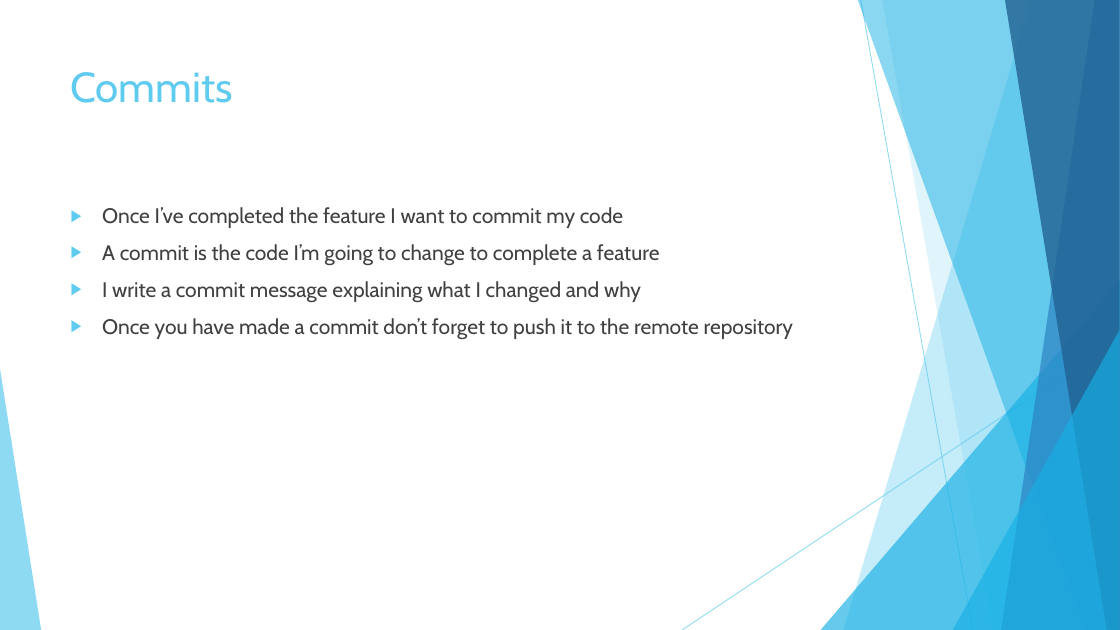
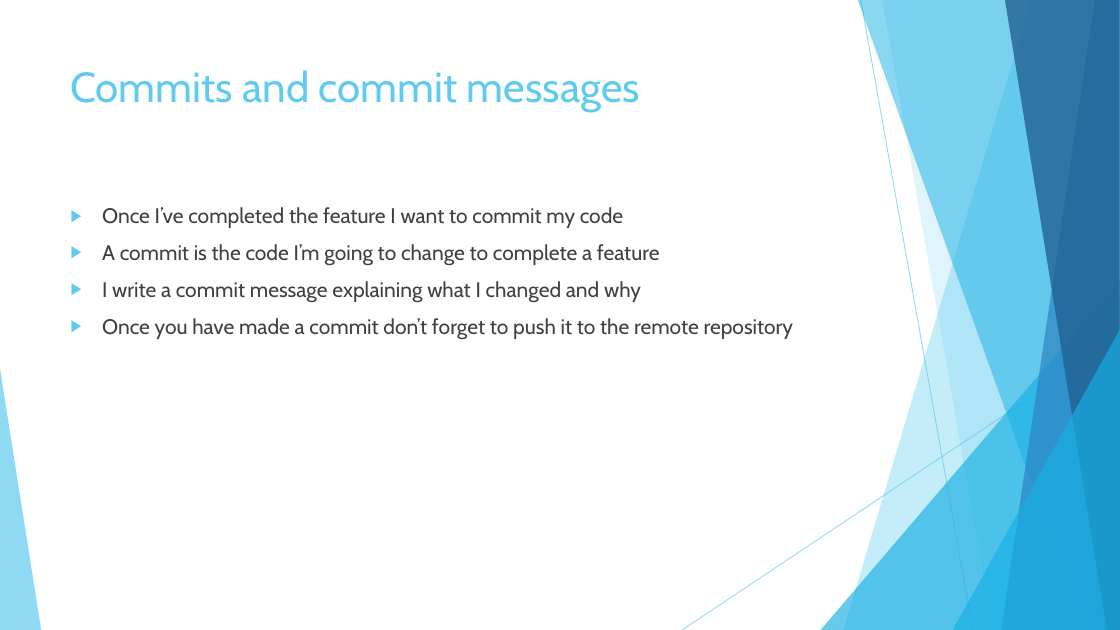
Before and after one commit to Jameswhale/git-introduction, a slide deck: slide 8 of Working collaboratively with Git.pptx. Drawn at 1120x630 pixels with LibreOffice and Linux fonts; fonts in the diff are those of the drawing. Boxes give left, top, right and bottom in pixels: in the first picture for what was removed or moved away, otherwise in the second. Text is boxed around its words. In the diff, an @@ line names an element or a change of style, - is before the commit and + after.

```diff
--- a/Working collaboratively with Git.pptx
+++ b/Working collaboratively with Git.pptx
@@ title at <box>71,70,640,112</box>: text changed @@
-Commits
+Commits and commit messages
```
Also in this commit, not shown: 6 other slides changed, 1 other file.
